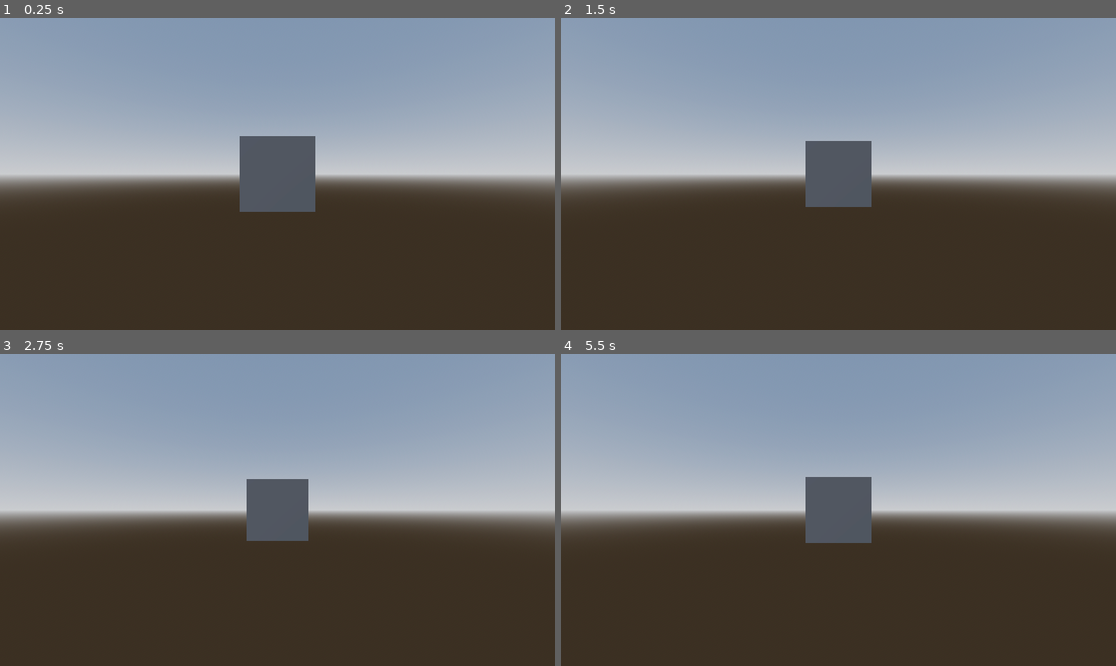
Above: before the commit, frames 1-4 (two rows, left to right).
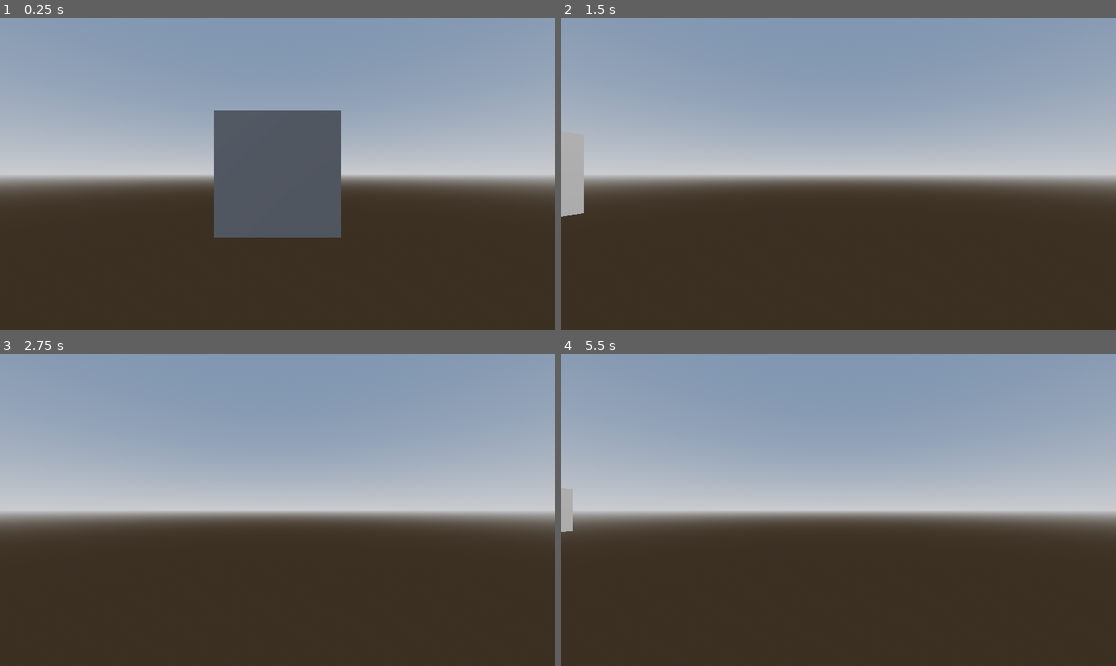
Above: after the commit, the same moments.

Repository: SyntronicZero/freecamtest
Game: Godot game, scene res://scenes/test_scene.tscn
Same seed, same stepped clock (60 frames per second), same inputs: the game is played once before the commit and once after it.
Inputs (mouse positions are in pixels of both pictures, inside the frame that each line leads up to):
- Up to frame 1 (0.25 s): no input
- Up to frame 2 (1.5 s): move the mouse to (960, 158) at 0.52 s; hold D (Right, bound only after the commit) 0.53-1.28 s; hold Right mouse button (Right_Mouse, bound only after the commi… 0.53-1.28 s; move the mouse to (727, 189) at 1.27 s; hold S (Backward, bound only after the commit) from 1.28 s (still down); tap Middle mouse button (Middle_Mouse) at 1.35 s
- Up to frame 3 (2.75 s): right-click (166, 525) at 1.55 s; tap Enter at 2 s; move the mouse to (333, 441) at 2.02 s; release S (Backward, bound only after the commit) at 2.03 s; hold D (Right, bound only after the commit) from 2.03 s (still down); hold Right mouse button (Right_Mouse, bound only after the commi… from 2.03 s (still down); tap Mouse wheel down (Mouse_Down) at 2.1 s
- Up to frame 4 (5.5 s): tap Space at 2.75, 4.25 s; move the mouse to (810, 572) at 2.77 s; release D (Right, bound only after the commit) at 2.78 s; release Right mouse button (Right_Mouse, bound only after the commi… at 2.78 s; hold W (Forward, bound only after the commit) 2.78-3.53 s; tap Mouse wheel up (Mouse_Up) at 2.85 s; right-click (810, 572) at 3.05 s; tap Enter at 3.5, 5 s; move the mouse to (1005, 556) at 3.52 s; hold Shift (Shift) 3.53-4.28 s; hold A (Left, bound only after the commit) 3.53-5.03 s; right-click (1005, 556) at 3.8 s; move the mouse to (672, 463) at 4.27 s; right-click (672, 463) at 4.35 s; move the mouse to (866, 510) at 5.02 s; hold S (Backward, bound only after the commit) from 5.03 s (still down); hold Right mouse button (Right_Mouse, bound only after the commi… from 5.03 s (still down)

The runs differ from the first frame. In frame 1, 6.0% of the frame differs, in the area x 38-62%, y 29-71%; in frame 2, 3.2%; in frame 3, 2.1%; in frame 4, 2.7%.

Commit message:
Walkable cam ver1 camera does walk but rotation is relative to root instead of camera. Also requires middle mouse and right mouse be held at same time

Diff:
--- a/camera/free_cam.gd
+++ b/camera/free_cam.gd
@@ -7,11 +7,14 @@
 
 var middle_mouse_pressed: bool = false
 var shift_pressed: bool = false
+var right_mouse_pressed: bool = false
+var input_dir: Vector2
 var MOUSE_SENSITIVITY: float = .005
+var WALK_SPEED: float = 5
 var fov: float
-var zoom: float:
+var zoom: float = 0.5:
 	set(new_value):
-		zoom =  max(new_value, .5)
+		zoom =  max(new_value, 0.5)
 		#camera_location_z_node.position.z = lerp(camera_location_z_node.position.z, zoom, .1)
 
 
@@ -25,11 +28,16 @@
 
 # Called when the node enters the scene tree for the first time.
 func _ready() -> void:
-	zoom = 2
+	#zoom = 2
 	pass # Replace with function body.
+
+func _process(delta: float) -> void:
+	if right_mouse_pressed:
+		walk_camera(delta)
 
 func _physics_process(delta: float) -> void:
 	camera_location_z_node.position.z = lerp(camera_location_z_node.position.z, zoom, .1)
+	print(InputEventMouseMotion)
 
 func _input(event: InputEvent) -> void:
 	if Input.is_action_just_pressed("Mouse_Up"): #zoom in
@@ -38,26 +46,34 @@
 		zoom += .2
 	middle_mouse_pressed = Input.is_action_pressed("Middle_Mouse")
 	shift_pressed = Input.is_action_pressed("Shift")
-
+	right_mouse_pressed = Input.is_action_pressed("Right_Mouse")
+	input_dir = Input.get_vector("Left", "Right", "Forward", "Backward")
+	#print(input_dir)
 func _unhandled_input(event: InputEvent) -> void:
 	if event is InputEventMouseMotion and middle_mouse_pressed == true and shift_pressed == false: #mouse camera movement
 		camera_rotation.y += (-event.relative.x * MOUSE_SENSITIVITY)
 		camera_rotation.x += (-event.relative.y * MOUSE_SENSITIVITY)
 		camera_rotation.x = clamp(camera_rotation.x, deg_to_rad(-90), deg_to_rad(90))
 		print("rotating")
-	if event is InputEventMouseMotion and shift_pressed == true and middle_mouse_pressed == true:
+	if event is InputEventMouseMotion and shift_pressed == true and middle_mouse_pressed == true and right_mouse_pressed == false:
 		pan_camera(event)
 		print("panning")
-
 
 func pan_camera(event: InputEvent) -> void:
 	var cam_basis = camera_location_z_node.global_basis #gets the global basis of the camera node after the rotations
 	var up = cam_basis.y
 	var right= cam_basis.x
-	#imma be honest idk why this works
-	var movement = -right * event.relative.x * MOUSE_SENSITIVITY * (zoom / 3) # I set mine at mouse_sensitivity = 0.0075
-	movement -= up * -event.relative.y *  MOUSE_SENSITIVITY * (zoom / 3)
+	var movement = -right * event.relative.x * MOUSE_SENSITIVITY * (zoom / 3) #moves object based on the relative x axis
+	movement -= up * -event.relative.y *  MOUSE_SENSITIVITY * (zoom / 3) #moves object based on relative y axis
+	global_translate(movement) #moves the camera
 
+func walk_camera(delta) -> void:
+	var cam_basis = camera_location_z_node.global_basis #gets the global basis of the camera node after the rotations
+	var forward = cam_basis.z
+	var right= cam_basis.x
+	var movement: Vector3
+	movement = forward * input_dir.y * WALK_SPEED * delta
+	movement += right * input_dir.x * WALK_SPEED * delta
+	print(movement)
 	global_translate(movement)
-
 	pass
--- a/camera/free_cam.tscn
+++ b/camera/free_cam.tscn
@@ -10,5 +10,6 @@
 [node name="CameraRotationX" type="Node3D" parent="CameraRotationY"]
 
 [node name="CameraLocationZ" type="Node3D" parent="CameraRotationY/CameraRotationX"]
+transform = Transform3D(1, 0, 0, 0, 1, 0, 0, 0, 1, 0, 0, 0.5)
 
 [node name="Camera3D" type="Camera3D" parent="CameraRotationY/CameraRotationX/CameraLocationZ"]
--- a/project.godot
+++ b/project.godot
@@ -13,6 +13,7 @@
 config/name="FreeCamTest"
 run/main_scene="uid://qfl0pef3l7bb"
 config/features=PackedStringArray("4.4", "Forward Plus")
+run/max_fps=75
 config/icon="res://icon.svg"
 
 [input]
@@ -37,3 +38,28 @@
 "events": [Object(InputEventKey,"resource_local_to_scene":false,"resource_name":"","device":-1,"window_id":0,"alt_press …(195 unchanged characters)…
 ]
 }
+Right_Mouse={
+"deadzone": 0.2,
+"events": [Object(InputEventMouseButton,"resource_local_to_scene":false,"resource_name":"","device":-1,"window_id":0,"alt_pressed":false,"shift_pressed":false,"ctrl_pressed":false,"meta_pressed":false,"button_mask":2,"position":Vector2(295, 13),"global_position":Vector2(304, 61),"factor":1.0,"button_index":2,"canceled":false,"pressed":true,"double_click":false,"script":null)
+]
+}
+Forward={
+"deadzone": 0.2,
+"events": [Object(InputEventKey,"resource_local_to_scene":false,"resource_name":"","device":-1,"window_id":0,"alt_pressed":false,"shift_pressed":false,"ctrl_pressed":false,"meta_pressed":false,"pressed":false,"keycode":0,"physical_keycode":87,"key_label":0,"unicode":119,"location":0,"echo":false,"script":null)
+]
+}
+Backward={
+"deadzone": 0.2,
+"events": [Object(InputEventKey,"resource_local_to_scene":false,"resource_name":"","device":-1,"window_id":0,"alt_pressed":false,"shift_pressed":false,"ctrl_pressed":false,"meta_pressed":false,"pressed":false,"keycode":0,"physical_keycode":83,"key_label":0,"unicode":115,"location":0,"echo":false,"script":null)
+]
+}
+Left={
+"deadzone": 0.2,
+"events": [Object(InputEventKey,"resource_local_to_scene":false,"resource_name":"","device":-1,"window_id":0,"alt_pressed":false,"shift_pressed":false,"ctrl_pressed":false,"meta_pressed":false,"pressed":false,"keycode":0,"physical_keycode":65,"key_label":0,"unicode":97,"location":0,"echo":false,"script":null)
+]
+}
+Right={
+"deadzone": 0.2,
+"events": [Object(InputEventKey,"resource_local_to_scene":false,"resource_name":"","device":-1,"window_id":0,"alt_pressed":false,"shift_pressed":false,"ctrl_pressed":false,"meta_pressed":false,"pressed":false,"keycode":0,"physical_keycode":68,"key_label":0,"unicode":100,"location":0,"echo":false,"script":null)
+]
+}
